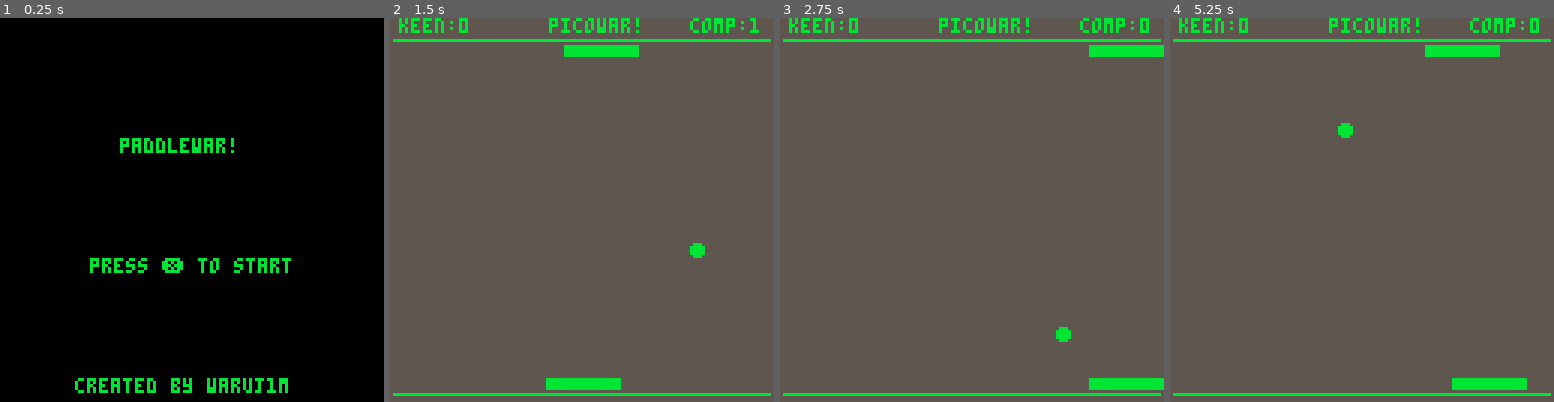
Above: before the commit, frames 1-4 (left to right).
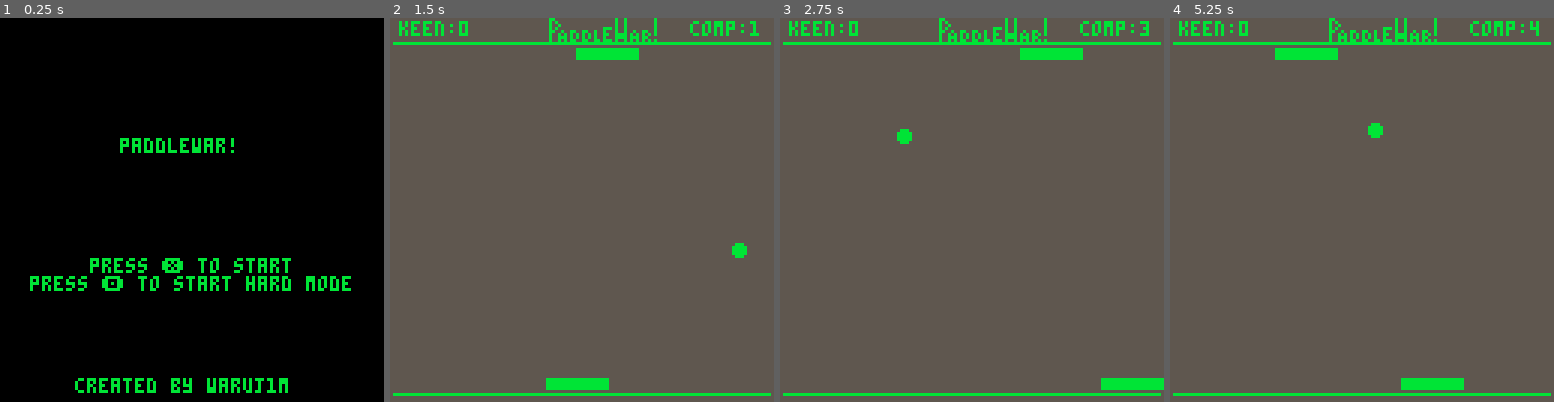
Above: after the commit, the same moments.

Repository: waruj1m/waruj1m.github.io
Game: PICO-8 cartridge public/paddlewar!.p8
The game is run twice, just before and just after one commit, with the same random seed, the same clock (stepped at 60 frames per second) and the same inputs.
Inputs:
- Up to frame 1 (0.25 s): no input
- Up to frame 2 (1.5 s): tap X (X key) at 0.33, 1.07 s; tap O (Z key) at 0.7 s
- Up to frame 3 (2.75 s): hold Right 1.6-2.1 s; tap O (Z key) at 1.7, 2.1, 2.5 s; tap X (X key) at 1.85 s; hold Right from 2.47 s (still down)
- Up to frame 4 (5.25 s): tap O (Z key) every 0.4 s from 2.9 to 4.9 s; tap X (X key) at 2.97, 4.08, 5.2 s; release Right at 3.03 s; hold Left 3.08-3.58 s; hold Right 4.02-4.68 s; hold Left from 5.08 s (still down)

The runs differ from the first frame. In frame 1, 1.4% of the frame differs, in the area x 7-92%, y 67-72%; in frame 2, 3.4%; in frame 3, 4.2%; in frame 4, 5.0%, in the area x 0-100%, y 0-97%.

Commit message:
Added PaddleWar! sprite to top of game field, added  hard difficulty option.

Diff:
--- a/public/paddlewar!.p8
+++ b/public/paddlewar!.p8
@@ -6,13 +6,13 @@
             -- variables
      pad_x=52
      pad_y=120
-     pad_w=24
+     pad_w=20
      pad_h=3
      pad_c=11
 
      cpad_x=52
-     cpad_y=9
-     cpad_w=24
+     cpad_y=10
+     cpad_w=20
      cpad_h=3
 
 
@@ -42,7 +42,7 @@
 elseif mode=="win" then
 end
 
-if complives==2 then
+if complives==21 then
 mode="gameover"
 end
 
@@ -53,6 +53,10 @@
 
 function update_start()
 if btn(5) then
+ startgame()
+elseif btn(4) then
+ cpad_w=10
+ pad_w=10
  startgame()
  end
 end
@@ -153,7 +157,7 @@
 end
 
 function serveball()
-     ball_x+=6
+     ball_x=rnd(125)
      ball_dx=2
      ball_y=33
      ball_dy=2
@@ -182,6 +186,7 @@
 --replace with sprite
 print("paddlewar!", 40,40,11)
 print("press ❎ to start",30,80,11)
+print("press 🅾️ to start hard mode",10,86,11)
 print("created by waruj1m",25,120,11)
 end
 
@@ -195,8 +200,9 @@
 if btn(5) then
  lives=0
  complives=0
- cls(5)
-	startgame()
+ cls()
+ draw_start()
+	mode = "start"
 	end
 
 end
@@ -210,7 +216,8 @@
 if btn(5) then
  lives=0
  complives=0
-	startgame()
+ mode="start"
+	update_start()
 	end
 end
 
@@ -223,10 +230,10 @@
  --draw player paddle
  rectfill(pad_x,pad_y,pad_x+pad_w,pad_y+pad_h,pad_c)
  --static stats etc
- print("keen:"..lives,3,0,11)
- print("picowar!",53,0,11)
- print("comp:"..complives,100,0,11)
- line(126,7,1,7,11) -- top line
+ print("keen:"..lives,3,1,11)
+ spr(1,53,0,5,1)
+ print("comp:"..complives,100,1,11)
+ line(126,8,1,8,11) -- top line
  line(126,125,1,125,11) -- bottom line
  end
 
Not shown, changed: 20 lines of the sprite sheet (__gfx__) section of public/paddlewar!.p8
Not shown, changed: public/paddlewar!.html
Not shown, changed: public/paddlewar!.js
